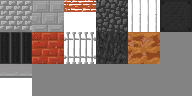
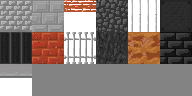
The second w=192, h=96 image is a revision of the first. Changes to its layers:
added layer "Layer 4" (subtract) in group "walls" over <box>160,32,192,64</box>
added layer "Layer 3" in group "walls" over <box>160,32,192,64</box>
